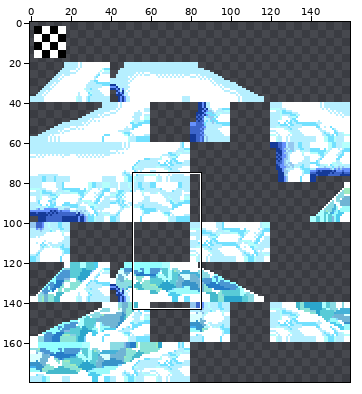
Edited in one commit: sprite sheet (tilesets/ts_solid/output_tileset.png). Above, an overview of the earlier version with the close-up marked.
Close-up. Before the commit:
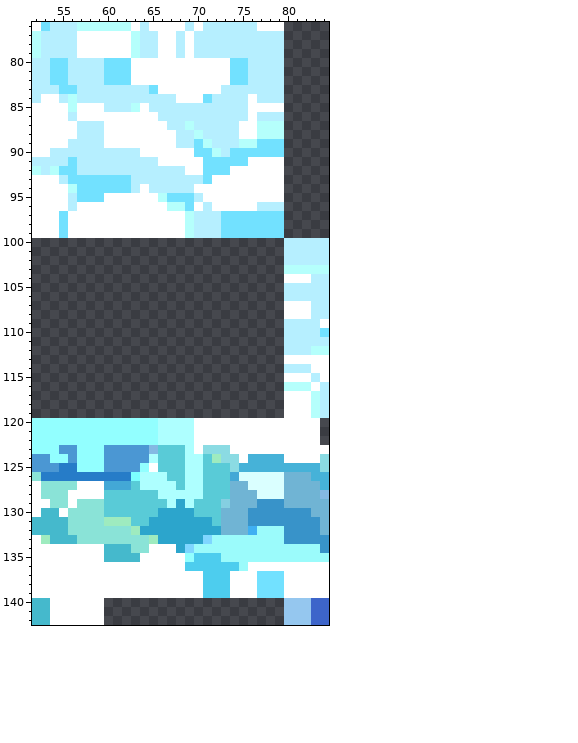
The file is 160x180 pixels. Colours within 5 levels of each other are drawn and written as one. Shown: x 52..84, y 76..142. The commit also changed other parts of the picture, which this record leaves out.
The same view after the edit:
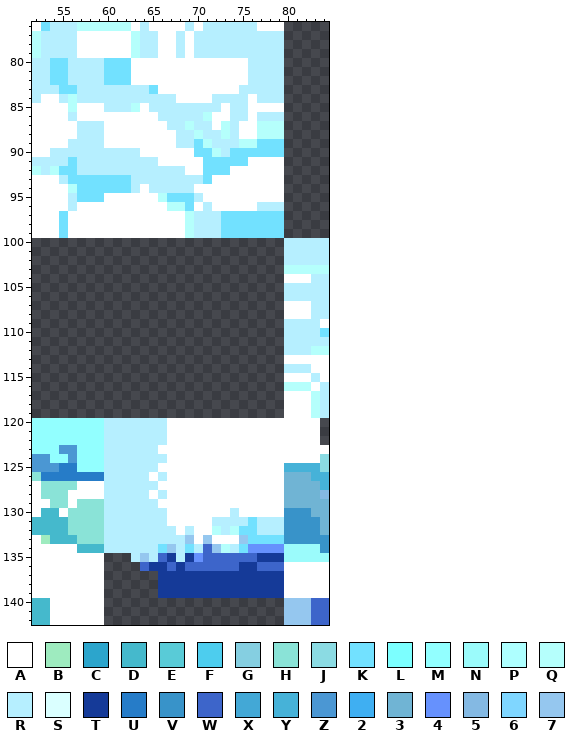
Palette (. is transparent): A #ffffff  B #9eebbf  C #2ca5cc  D #45b9cc  E #59cbd7  F #4dcdee  G #85cfe1  H #8ae3d7  J #8bdbe3  K #72e1ff  L #7cffff  M #92ffff  N #9bfbfb  P #aeffff  Q #b5fffc  R #b6efff  S #daffff  T #153a98  U #267cc8  V #3893c9  W #3d65ca  X #43a8d6  Y #46b2d8  Z #4b97d3  2 #3faff2  3 #70b4d4  4 #6691fd  5 #84b9e3  6 #7fd6ff  7 #95c7ef
Edits made:
@@ x 69..77 @@
  79 ARRRRRRRR
- 80 AAAAAKKRR
- 81 AAAAAKKRR
- 82 AAAAAKKRR
- 83 AAAARRRRR
- 84 AAKRRRRAR
- 85 RRRRRRRAA
- 86 RRRRRRRAR
- 87 QRRRRRAAQ
- 88 RQRRRRAAQ
+ 80 AAAAAAARR
+ 81 AAAAAAARR
+ 82 AAAAAAARR
+ 83 AAAAAARRR
+ 84 AAARRRRAR
+ 85 RRRRARRAA
+ 86 RRQAARRAR
+ 87 QRRAQRAAQ
+ 88 RQRRQRAAQ
  89 RKQRRRQQK
@@ x 52..84 @@
 119 ............................AAAQR
-120 MMMMMMMMMMMMMMPPPPAAAAAAAAAAAAAA.
-121 MMMMMMMMMMMMMMPPPPAAAAAAAAAAAAAA.
-122 MMMMMMMMMMMMMMPPPPAAAAAAAAAAAAAA.
-123 MMMZZMMMZZZZZ5EEEPAJJJAAAAAAAAAAA
-124 ZZMMZMMMZZZZZPEEEPPEBJJAYYYYAAAAJ
-125 ZZZUUMMMZZZZMAEEEPPEEEJYYYYYYYYYJ
-126 HUUUUUUUUUULPPPEEPPEEEXSSSSS333YY
-127 AHHHHAAAXXXEPPPPEPPEEE33SSSS3333Y
-128 AHHHAAAAEEEEEEPPPPPEEE333SSS33335
-129 AAHHAHHHEEEEEEEPCPEEEG333VVV33333
-130 ADDAHHHHEEEEEECCCCEEE333VVVVVVV33
-131 DDDDHHHHBBBEECCCCCCCE333VVVVVVVV3
-132 DDDDHHHHHHHBCCCCCCCCC3332NNNVVVV3
-133 ABDDDHHHHHHHHBCCCCC6NNNNNNNNVVVVV
-134 AAAAAAAADDDHHAAAC6NNNNNNNNNNNNNNV
-135 AAAAAAAADDDDAAAAAMFFFNNNNNNNNNNNN
-136 AAAAAAAAAAAAAAAAAFFFFFFNAAAAAAAAA
-137 AAAAAAAAAAAAAAAAAAAFFFAAAKKKAAAAA
-138 AAAAAAAAAAAAAAAAAAAFFFAAAKKKAAAAA
-139 AAAAAAAAAAAAAAAAAAAFFFAAAKKKAAAAA
+120 MMMMMMMMRRRRRRRAAAAAAAAAAAAAAAAA.
+121 MMMMMMMMRRRRRRRAAAAAAAAAAAAAAAAA.
+122 MMMMMMMMRRRRRRRAAAAAAAAAAAAAAAAA.
+123 MMMZZMMMRRRRRRAAAAAAAAAAAAAAAAAAA
+124 ZZMMZMMMRRRRRRRAAAAAAAAAAAAAAAAAJ
+125 ZZZUUMMMRRRRRRAAAAAAAAAAAAAAYYYYJ
+126 HUUUUUUURRRRRARAAAAAAAAAAAAA333YY
+127 AHHHHAAARRRRRRAAAAAAAAAAAAAA3333Y
+128 AHHHAAAARRRRRARAAAAAAAAAAAAA33335
+129 AAHHAHHHRRRRRRAAAAAAAAAAAAAA33333
+130 ADDAHHHHRRRRRRRAAAAAAARAAAAAVVV33
+131 DDDDHHHHRRRRRRRAAAAARRRRKRRRVVVV3
+132 DDDDHHHHRRRRRRRRARAAQRQKKRRRVVVV3
+133 ABDDDHHHRRRRRRRRR7A7AAA7KKKKVVVVV
+134 AAAAADDDRRRRRRK7RKRW7QRK4444NNNNV
+135 AAAAAAAA...R7RWTRT4WWWWWWTTTNNNNN
+136 AAAAAAAA....WTTWTWWWWWWTTWWWAAAAA
+137 AAAAAAAA......TTTTTTTTTTTTTTAAAAA
+138 AAAAAAAA......TTTTTTTTTTTTTTAAAAA
+139 AAAAAAAA......TTTTTTTTTTTTTTAAAAA
 140 DDAAAAAA....................777WW
